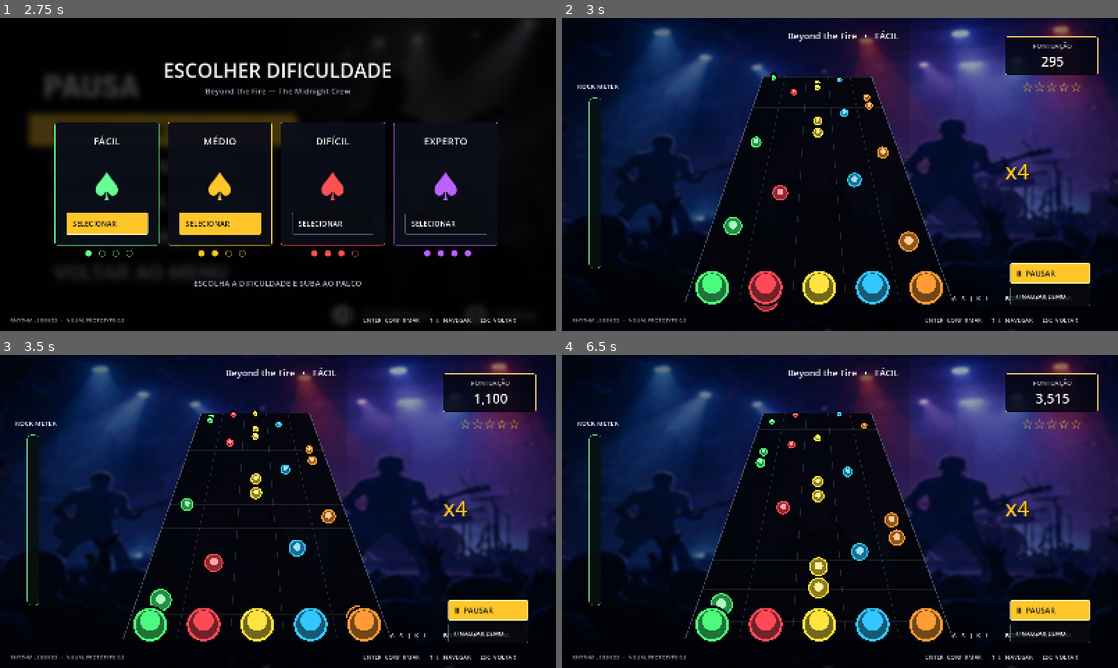
Above: before the commit, frames 1-4 (two rows, left to right).
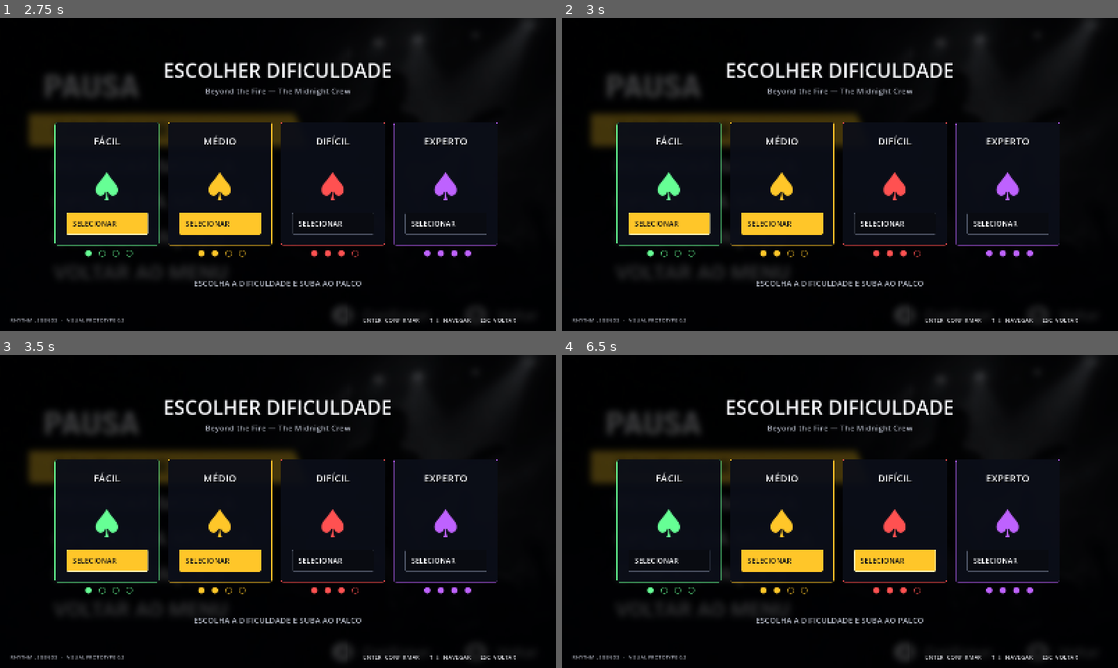
Above: after the commit, the same moments.

Repository: drafenous/rhythm-legends
Game: Godot game, scene res://scenes/main.tscn
Same seed, same stepped clock (60 frames per second), same inputs: the game is played once before the commit and once after it.
Inputs (mouse positions are in pixels of both pictures, inside the frame that each line leads up to):
- Up to frame 1 (2.75 s): click "COMEÇAR" at 0.5 s; click "TOCAR" at 1.25 s; click "Beyond the Fire — The Midnigh…" at 2 s
- Up to frame 2 (3 s): click "SELECIONAR" at 2.75 s
- Up to frame 3 (3.5 s): no input
- Up to frame 4 (6.5 s): click (1051, 633) at 3.5 s, where only the run before the commit has a clickable "FINALIZAR DEMO"; click (762, 621) at 4.25 s, where only the run before the commit has a clickable "TOCAR NOVAMENTE"; click (784, 561) at 5 s, where only the run after the commit has a clickable "SELECIONAR"; click (895, 561) at 5.75 s, where only the run after the commit has a clickable "SELECIONAR"

Frame 1 is identical in both runs. In frame 2, 56% of the frame differs, in the area x 0-100%, y 0-100%; in frame 3, 56%; in frame 4, 57%.
Error after the commit: Parse Error: Cannot infer the type of "subdivision" variable because the value doesn't have a set type. (res://scripts/gameplay_engine.gd:38)

Commit message:
feat: connect rhythm engine to gameplay HUD and results

Diff:
--- a/scripts/main.gd
+++ b/scripts/main.gd
@@ -21,6 +21,10 @@
 var selected_difficulty := 1
 var settings_tab := 0
 var elapsed := 0.0
+var game = preload("res://scripts/gameplay_engine.gd").new()
+var combo_value: Label
+var accuracy_value: Label
+var feedback_value: Label
 var playing := false
 var actions: Array[Button] = []
 var active_index := 0
@@ -35,16 +39,38 @@
 
 func _process(delta: float) -> void:
  if playing and page == "gameplay":
-  elapsed += delta
+  game.advance(delta)
+  elapsed = game.time
   if is_instance_valid(highway):
    highway.queue_redraw()
   if is_instance_valid(score_value):
-   score_value.text = "%s" % _format_score(int(elapsed * 1610.0))
-  if elapsed >= 35.0:
+   score_value.text = _format_score(game.score)
+  if is_instance_valid(combo_value):
+   combo_value.text = "x%d  •  %d COMBO" % [game.multiplier(), game.combo]
+  if is_instance_valid(accuracy_value):
+   accuracy_value.text = "PRECISÃO  %.1f%%" % game.accuracy()
+  if is_instance_valid(feedback_value):
+   feedback_value.text = game.feedback if game.feedback_timer > 0.0 else ""
+  if game.completed():
    playing = false
    _render("results")
  for i in range(5):
-  key_flash[i] = maxf(0.0,key_flash[i]-delta*3.0)
+  key_flash[i] = maxf(0.0, key_flash[i] - delta * 3.0)
+
+func _input(event: InputEvent) -> void:
+ if page != "gameplay" or not event is InputEventKey:
+  return
+ var key := event as InputEventKey
+ var lane := [KEY_A, KEY_S, KEY_J, KEY_K, KEY_L].find(key.keycode)
+ if lane == -1:
+  return
+ if key.pressed and not key.echo:
+  key_flash[lane] = 1.0
+  if playing:
+   game.press_lane(lane)
+ elif not key.pressed:
+  game.release_lane(lane)
+ get_viewport().set_input_as_handled()
 
 func _unhandled_key_input(event: InputEvent) -> void:
  if not event is InputEventKey:
@@ -54,10 +80,6 @@
   return
  if page == "title":
   _render("menu")
-  get_viewport().set_input_as_handled()
-  return
- if page == "gameplay" and key.keycode in [KEY_A,KEY_S,KEY_J,KEY_K,KEY_L]:
-  key_flash[[KEY_A,KEY_S,KEY_J,KEY_K,KEY_L].find(key.keycode)] = 1.0
   get_viewport().set_input_as_handled()
   return
  if event.is_action_pressed("ui_cancel"):
@@ -243,6 +265,7 @@
   _label("♠",x+65,404,170,133,111,clr,true)
   _button("SELECIONAR",x+33,559,235,64,func():
    selected_difficulty=idx
+   game.start(selected_difficulty)
    elapsed=0
    playing=true
    _render("gameplay")
@@ -255,12 +278,14 @@
  _rect(0,0,1600,900,Color("01030a33"))
  _rect(1275,54,268,110,Color("030611dc"),Color("e7c765"),5)
  _label("PONTUAÇÃO",1300,66,223,28,18,MUTED,true)
- score_value=_label(_format_score(int(elapsed*1610)),1300,98,223,50,38,WHITE,true,true)
+ score_value=_label(_format_score(game.score),1300,98,223,50,38,WHITE,true,true)
  _label("☆☆☆☆☆",1260,170,300,55,39,GOLD,true)
  _rect(78,230,35,490,Color("08110edc"),Color("70c991"),10)
- _rect(85,711-minf(470,elapsed*8),21,minf(470,elapsed*8),Color("2aea73"))
+ _rect(85,711-minf(470,float(game.hits)*5.0),21,minf(470,float(game.hits)*5.0),Color("2aea73"))
  _label("ROCK METER",44,172,185,48,19,WHITE)
- _label("x4",1250,385,120,108,61,GOLD,true,true)
+ combo_value=_label("x1  •  0 COMBO",1195,385,325,108,34,GOLD,true,true)
+ accuracy_value=_label("PRECISÃO  0.0%",1210,475,315,52,22,WHITE,true)
+ feedback_value=_label("",560,385,480,80,46,GOLD,true,true)
  _label("%s   •   %s" % [SONGS[selected_song].title,DIFFICULTIES[selected_difficulty]],390,24,840,55,26,WHITE,true)
  highway=Control.new()
  highway.position=Vector2(280,125)
@@ -270,7 +295,7 @@
  highway.set("main",self)
  _label("A   S   J   K   L    =    BOTÕES DE GUITARRA",1040,786,510,40,18,WHITE,true)
  _button("Ⅱ  PAUSAR",1290,705,230,58,func(): playing=false; _render("pause"),false,22)
- _button("FINALIZAR DEMO",1290,771,230,57,func(): playing=false; _render("results"),false,17)
+ _label("PROTÓTIPO SEM ÁUDIO • A/S/J/K/L",1190,771,365,57,16,MUTED,true)
 
 func _screen_pause() -> void:
  _rect(0,0,1600,900,Color("000000a0"))
@@ -281,7 +306,7 @@
   _button(opts[i],105,290+i*84,575,68,func():
    match idx:
     0: playing=true;_render("gameplay")
-    1: elapsed=0;playing=true;_render("gameplay")
+    1: game.start(selected_difficulty);elapsed=0;playing=true;_render("gameplay")
     2,3: previous_settings_page="pause";_render("settings")
     4: playing=false;_render("menu")
   ,i==0,27)
@@ -290,13 +315,13 @@
  _rect(0,0,1600,900,Color("01040bc0"))
  _label("MÚSICA CONCLUÍDA!",230,83,1140,93,64,WHITE,true,true)
  _label("★★★★☆",350,175,900,110,85,GOLD,true)
- _label(_format_score(int(elapsed*1610)),340,294,920,108,83,WHITE,true,true)
+ _label(_format_score(game.score),340,294,920,108,83,WHITE,true,true)
  _rect(200,436,590,243,Color("060910e8"),Color("647080"),6)
- var stats=["PRECISÃO                    —", "NOTAS ACERTADAS         —", "NOTAS PERDIDAS          —", "MAIOR COMBO             —"]
+ var stats=["PRECISÃO                %.1f%%" % game.accuracy(), "NOTAS ACERTADAS         %d" % game.hits, "NOTAS PERDIDAS          %d" % game.misses, "MAIOR COMBO             %d" % game.max_combo]
  for i in range(stats.size()): _label(stats[i],239,451+i*53,510,48,25,WHITE)
  _label("A",972,443,250,230,147,GOLD,true,true)
- _label("RESULTADO DEMONSTRATIVO",941,661,310,37,18,MUTED,true)
- _button("TOCAR NOVAMENTE",393,731,365,67,func(): elapsed=0;playing=true;_render("gameplay"),true)
+ _label("PERFECT: %d    GOOD: %d" % [game.perfects,game.goods],911,661,370,37,18,MUTED,true)
+ _button("TOCAR NOVAMENTE",393,731,365,67,func(): game.start(selected_difficulty);elapsed=0;playing=true;_render("gameplay"),true)
  _button("OUTRAS MÚSICAS",790,731,365,67,func(): _render("songs"))
 
 func _screen_profile() -> void:
